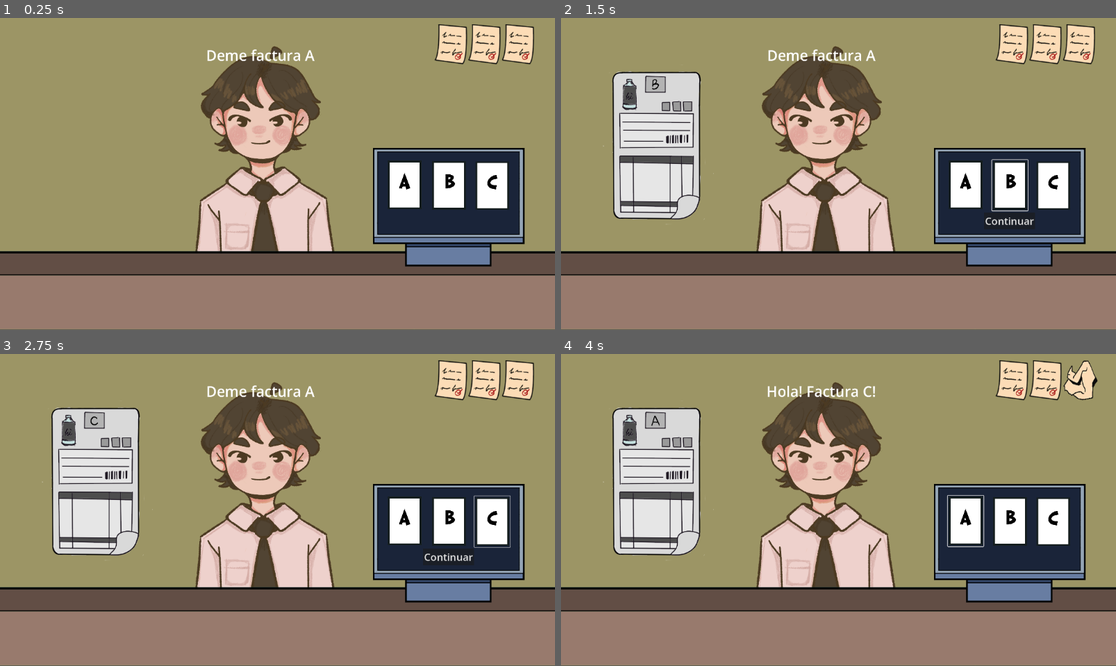
Above: before the commit, frames 1-4 (two rows, left to right).
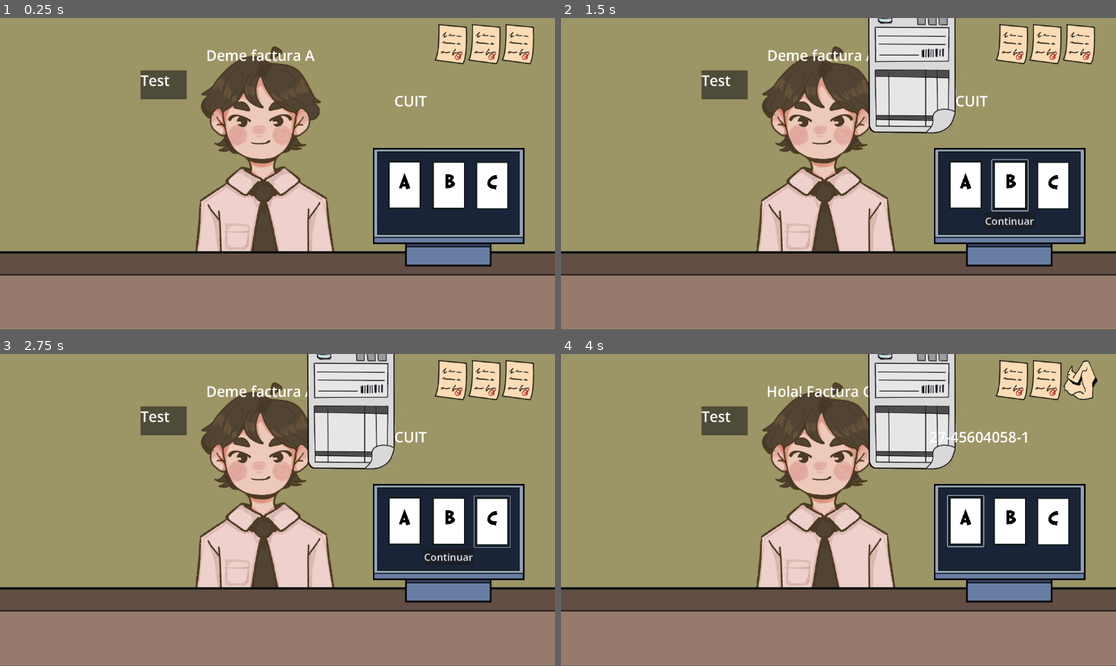
Above: after the commit, the same moments.

Repository: ninnis29/Facturae
Game: Godot game, scene res://Scenes/main.tscn
Same seed, same stepped clock (60 frames per second), same inputs: the game is played once before the commit and once after it.
Inputs (mouse positions are in pixels of both pictures, inside the frame that each line leads up to):
- Up to frame 1 (0.25 s): no input
- Up to frame 2 (1.5 s): click (966, 186) at 0.5 s; click (1010, 186) at 1.25 s
- Up to frame 3 (2.75 s): click (493, 522) at 2 s
- Up to frame 4 (4 s): click "Continuar" at 2.75 s; click (966, 522) at 3.5 s

The runs differ from the first frame. In frame 1, 0.9% of the frame differs, in the area x 25-77%, y 16-29%; in frame 2, 14%; in frame 3, 14%; in frame 4, 14%, in the area x 7-84%, y 0-65%.
Error after the commit: Invalid call. Nonexistent function 'actualizar_label' in base 'Nil'. (res://Scripts/facturas.gd:29)

Commit message:
principio de wtf

Diff:
--- a/facturae/Scenes/facturas.tscn
+++ b/facturae/Scenes/facturas.tscn
@@ -1,8 +1,80 @@
-[gd_scene load_steps=2 format=3 uid="uid://dka3ks6dtqqg0"]
+[gd_scene load_steps=4 format=3 uid="uid://dka3ks6dtqqg0"]
 
 [ext_resource type="Script" uid="uid://bgdrbxwytnt1y" path="res://Scripts/facturas.gd" id="1_qqca8"]
+[ext_resource type="Script" uid="uid://desiqqpd8q1lb" path="res://Scripts/CuitDrag.gd" id="2_1iqqh"]
+[ext_resource type="Script" uid="uid://bkgxjgp7xrr38" path="res://Scripts/CuitSlot.gd" id="3_t1a3n"]
 
 [node name="Facturas" type="Node2D"]
 script = ExtResource("1_qqca8")
 
 [node name="Facturita" type="Sprite2D" parent="."]
+
+[node name="Drags" type="Control" parent="."]
+layout_mode = 3
+anchors_preset = 6
+anchor_left = 1.0
+anchor_top = 0.5
+anchor_right = 1.0
+anchor_bottom = 0.5
+offset_left = -40.0
+offset_top = -20.0
+offset_bottom = 20.0
+grow_horizontal = 0
+grow_vertical = 2
+
+[node name="CuitDragLabel" type="RichTextLabel" parent="Drags"]
+layout_mode = 1
+anchors_preset = 8
+anchor_left = 0.5
+anchor_top = 0.5
+anchor_right = 0.5
+anchor_bottom = 0.5
+offset_left = -83.0
+offset_top = -34.5
+offset_right = 83.0
+offset_bottom = 34.5
+grow_horizontal = 2
+grow_vertical = 2
+theme_override_font_sizes/normal_font_size = 50
+text = "CUIT"
+fit_content = true
+autowrap_mode = 0
+script = ExtResource("2_1iqqh")
+
+[node name="CuitDragPanel" type="Panel" parent="Drags"]
+visible = false
+layout_mode = 1
+anchors_preset = 8
+anchor_left = 0.5
+anchor_top = 0.5
+anchor_right = 0.5
+anchor_bottom = 0.5
+grow_horizontal = 2
+grow_vertical = 2
+
+[node name="Slots" type="Control" parent="."]
+layout_mode = 3
+anchors_preset = 4
+anchor_top = 0.5
+anchor_bottom = 0.5
+offset_left = -981.0
+offset_top = -105.0
+offset_right = -941.0
+offset_bottom = -65.0
+grow_vertical = 2
+
+[node name="CuitSlotPanel" type="Panel" parent="Slots"]
+layout_mode = 0
+offset_right = 160.0
+offset_bottom = 101.0
+script = ExtResource("3_t1a3n")
+
+[node name="CuitSlotLabel" type="RichTextLabel" parent="Slots/CuitSlotPanel"]
+layout_mode = 0
+offset_right = 92.0
+offset_bottom = 69.0
+mouse_filter = 2
+theme_override_font_sizes/normal_font_size = 50
+text = "Test"
+fit_content = true
+autowrap_mode = 0
--- a/facturae/Scenes/main.tscn
+++ b/facturae/Scenes/main.tscn
@@ -27,7 +27,7 @@
 position = Vector2(1560, 654)
 
 [node name="Facturas" parent="." instance=ExtResource("4_jjvhh")]
-position = Vector2(591, 583)
+position = Vector2(1475, 285)
 
 [node name="Vidas" type="HBoxContainer" parent="."]
 offset_left = 1512.0
--- /dev/null
+++ b/facturae/Scripts/CuitDrag.gd
@@ -0,0 +1,18 @@
+extends RichTextLabel
+
+@onready var personaje: Node2D = $"../../../Personaje"
+
+
+func _get_drag_data(at_position: Vector2) -> Variant:
+	var data = personaje.cuit_cliente
+
+	var prev_label = RichTextLabel.new()
+	prev_label.text = text
+	prev_label.custom_minimum_size = Vector2(100, 100)
+	prev_label.fit_content = true
+	set_drag_preview(prev_label)
+
+	return data
+
+func actualizar_label(cuit):
+	text = cuit
--- /dev/null
+++ b/facturae/Scripts/CuitSlot.gd
@@ -0,0 +1,9 @@
+extends Panel
+
+@onready var cuit_slot_label: RichTextLabel = $CuitSlotLabel
+
+func _can_drop_data(at_position: Vector2, data: Variant) -> bool:
+	return true
+
+func _drop_data(at_position: Vector2, data: Variant) -> void:
+	cuit_slot_label.text = str(data)
--- a/facturae/Scripts/facturas.gd
+++ b/facturae/Scripts/facturas.gd
@@ -1,12 +1,17 @@
 extends Node2D
 
 @onready var factura_sprite = $Facturita
+@onready var cuit_drag_label: RichTextLabel = $Drags/CuitDragLabel
+
+@onready var personaje: Node2D = $"../Personaje"
+
 
 var factura_a = preload("res://Assets/Facturita_A.png")
 var factura_b = preload("res://Assets/Facturita_B.png")
 var factura_c = preload("res://Assets/Facturita_C.png")
 
-func mostrar_factura(opcion):
+
+func mostrar_factura(opcion) -> void:
 	factura_sprite.visible = true
 	match opcion:
 		"A":
@@ -16,5 +21,9 @@
 		"C":
 			factura_sprite.texture = factura_c
 
-func esconder_factura():
+func esconder_factura() -> void:
 	factura_sprite.visible = false
+
+func actualizar_informacion(cuit_cliente) -> void:
+
+	cuit_drag_label.actualizar_label(cuit_cliente)
--- a/facturae/Scripts/personaje.gd
+++ b/facturae/Scripts/personaje.gd
@@ -1,5 +1,8 @@
 extends Node2D
 @onready var caja_dialogo = $Label
+@onready var facturas = $"../Facturas"
+
+
 
 func _ready() -> void:
 	factura_random()
@@ -84,6 +87,7 @@
 	cuit_random()
 	domicilio_random()
 	condicion_iva()
+	facturas.actualizar_informacion(cuit_cliente)
 
 
 func nombre_completo_random() -> void: # Genera nombre
@@ -91,29 +95,29 @@
 	nombre_cliente = lista_nombres.pick_random()
 	apellido_cliente = lista_apellidos.pick_random()
 
-	## Debug
-	print("------ Nombre Completo ------")
-	print(nombre_cliente)
-	print(apellido_cliente)
+	### Debug
+	#print("------ Nombre Completo ------")
+	#print(nombre_cliente)
+	#print(apellido_cliente)
 
 func cuit_random() -> void: # Genera CUIT
 	cuit_cliente = lista_cuits.pick_random()
 
-	## Debug
-	print("------ CUIT ------")
-	print(cuit_cliente)
+	### Debug
+	#print("------ CUIT ------")
+	#print(cuit_cliente)
 
 func domicilio_random() -> void: # Genera Domicilio agrupando Calle + Altura
 
 	domicilio_cliente = lista_domicilio_calle.pick_random() + " " + lista_domicilio_altura.pick_random()
 
-	## Debug
-	print("------ DIRECCION ------")
-	print(domicilio_cliente)
+	### Debug
+	#print("------ DIRECCION ------")
+	#print(domicilio_cliente)
 
 func condicion_iva() -> void:
 	condicion_cliente = lista_condiciones_iva.pick_random()
 
-	## Debug
-	print("------ CONDICION ------")
-	print(condicion_cliente)
+	### Debug
+	#print("------ CONDICION ------")
+	#print(condicion_cliente)
Not shown, added: facturae/Scripts/CuitDrag.gd.uid
Not shown, added: facturae/Scripts/CuitSlot.gd.uid
